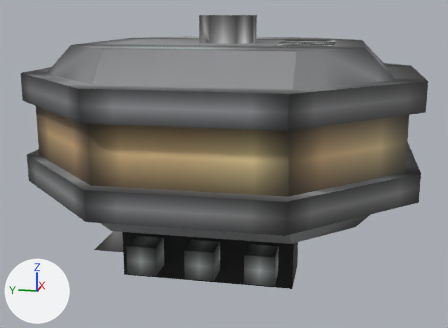
The OBJ model mccore/src/main/resources/assets/ivv/objmodels/parts/intake_carb_standard.obj: old version first, new version second.
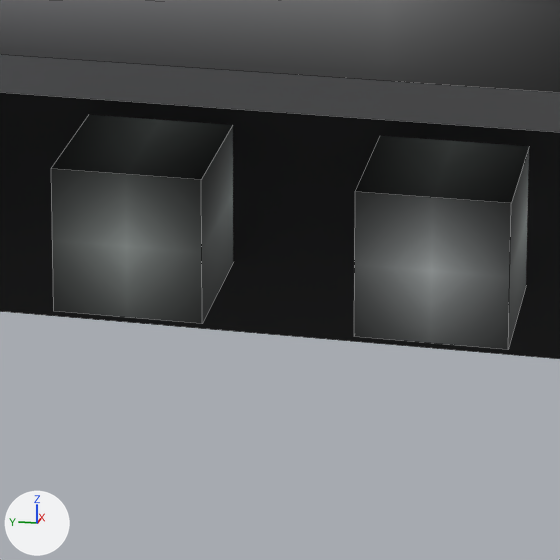
Old and new are each drawn whole from a camera (50 mm lens) standing at (-0.736, -0.236, 0.285) and looking at (-0.009, -0.09, 0.104) and again close up on the part from 39% to 64% of the width and 66% to 100% of the height. The axes (+X, +Y, +Z) are drawn at lower left. The lights are the same throughout. The close-ups show mesh edges as thin lines. Where no turn or scale is listed for an object, it has been applied to the vertices. Vertices at the same position are counted once.

In view in the first close-up: 'choke', 'cuboid', 'tune'.
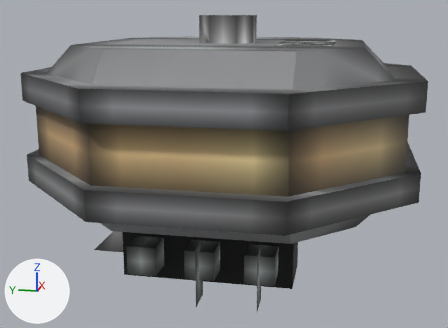
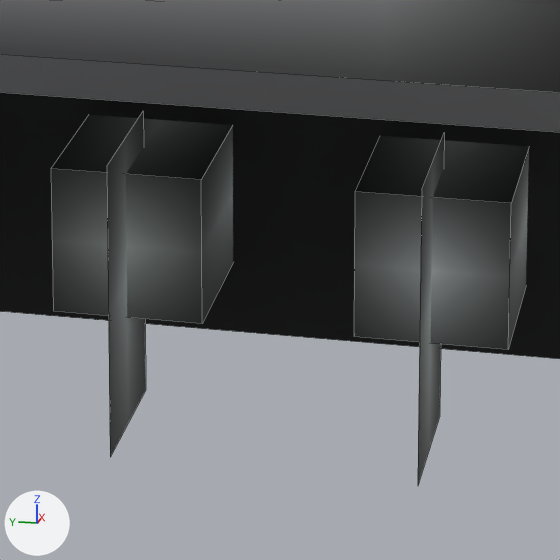
Pixel boxes (x1, y1, x2, y2) of what changed, in the close-ups (560 x 560 px):
'choke', reshaped (65% taller)
    before: (51, 115, 233, 324)
    after: (51, 112, 233, 457)
'tune', reshaped (63% taller)
    before: (354, 136, 529, 350)
    after: (354, 134, 529, 483)
part 1 of me_choke, added
    after: (107, 112, 146, 457)
part 2 of me_tune, added
    after: (418, 134, 444, 483)

The change in detail:
me_choke is used by ob_choke; location (0.0, 0.0, 0.0).
Verts and faces of me_choke; kept vertices keep their numbers, new ones are numbered from 8.
me_choke had 8 vertices, 6 faces and spanned x -0.1562..-0.0938, y -0.1094..-0.0781, z 0.0156..0.0469.
me_choke now has 12 vertices, 7 faces and spans x -0.1719..-0.0938, y -0.1094..-0.0781, z -0.0078..0.0547.
Part 1, on me_choke:
New vertex 8 is at (-0.1719, -0.0937, 0.0547), pixel (106, 166).
New vertex 9 is at (-0.1406, -0.0937, 0.0547), pixel (143, 110).
New vertex 10 is at (-0.1406, -0.0938, -0.0078), pixel (145, 390).
New vertex 11 is at (-0.1719, -0.0938, -0.0078), pixel (110, 457).
New faces: (8, 11, 10, 9).
me_tune is used by ob_tune; location (0.0, 0.0, 0.0).
Verts and faces of me_tune; kept vertices keep their numbers, new ones are numbered from 8.
me_tune had 8 vertices, 6 faces and spanned x -0.1562..-0.0938, y -0.1719..-0.1406, z 0.0156..0.0469.
me_tune now has 12 vertices, 7 faces and spans x -0.1719..-0.0938, y -0.1719..-0.1406, z -0.0078..0.0547.
Part 2, on me_tune:
New vertex 8 is at (-0.1719, -0.1562, 0.0547), pixel (421, 189).
New vertex 9 is at (-0.1406, -0.1562, 0.0547), pixel (444, 132).
New vertex 10 is at (-0.1406, -0.1562, -0.0078), pixel (439, 416).
New vertex 11 is at (-0.1719, -0.1562, -0.0078).
New faces: (8, 11, 10, 9).
